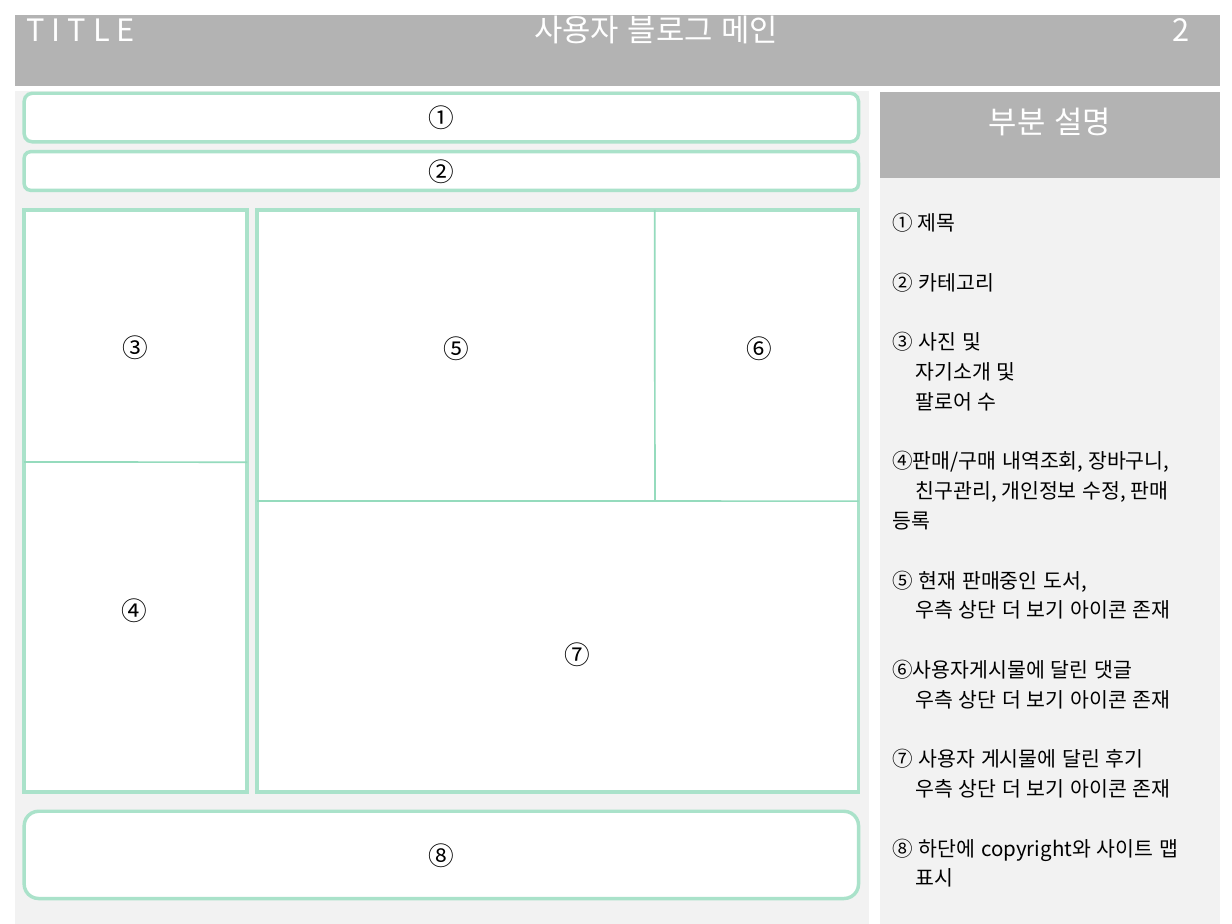
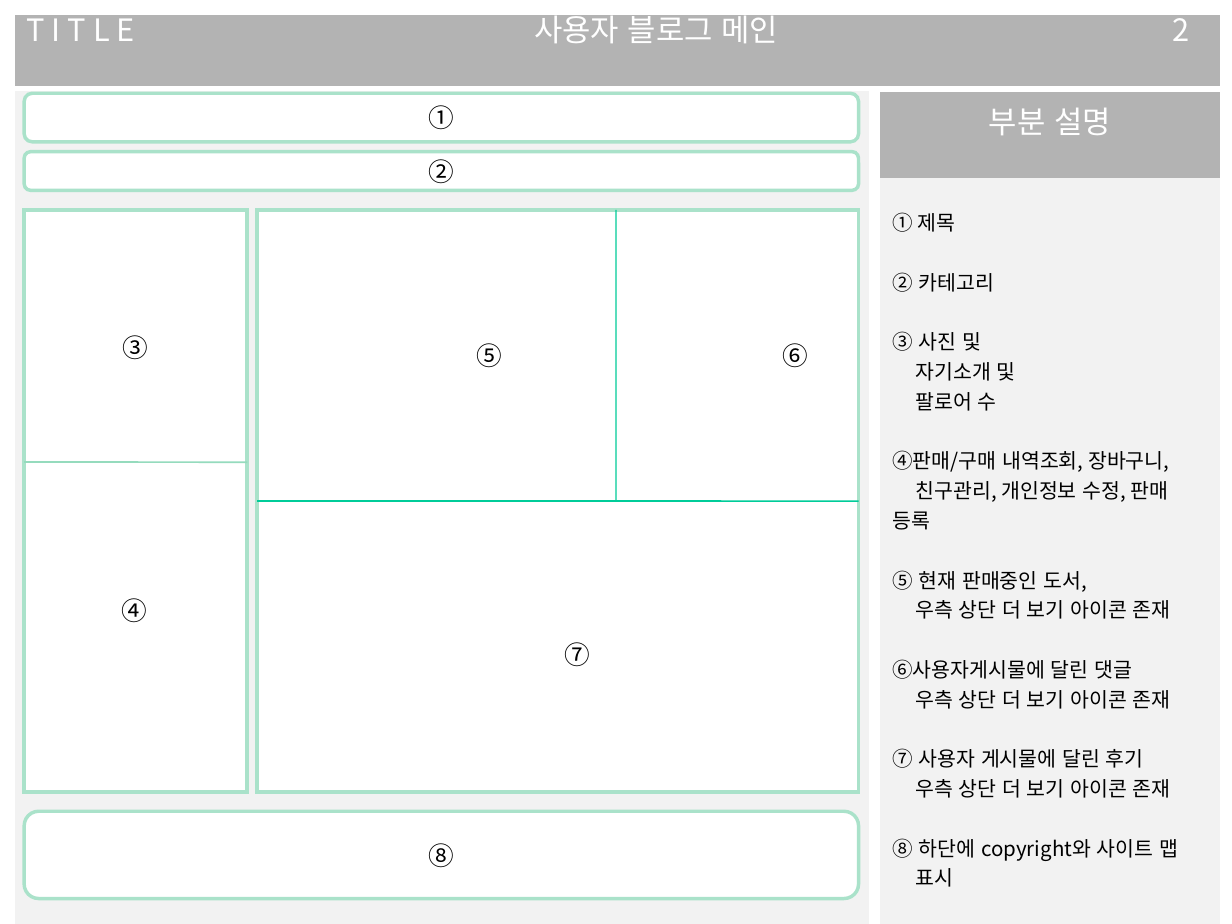
Before and after one commit to MinsikKong/bookstore, a slide deck: slide 7 of 문서/설계/웹프/A_4_report.ppt. Drawn at 1232x924 pixels with LibreOffice and Linux fonts; fonts in the diff are those of the drawing. Boxes give left, top, right and bottom in pixels: in the first picture for what was removed or moved away, otherwise in the second. Text is boxed around its words. In the diff, an @@ line names an element or a change of style, - is before the commit and + after.

```diff
--- a/문서/설계/웹프/A_4_report.ppt
+++ b/문서/설계/웹프/A_4_report.ppt
@@ line moved from (654, 209) - (655, 500) to (616, 209) - (616, 500) @@
@@ line (616, 209) - (616, 500): stroke #95DBBD 0.99 pt to #00CC99 0.74 pt @@
@@ text "⑤": place and size @@
-text "⑤" at bbox=[443, 336, 469, 361]
+text "⑤" at bbox=[477, 343, 503, 368]
@@ text "⑥": place and size @@
-text "⑥" at bbox=[747, 336, 773, 361]
+text "⑥" at bbox=[783, 343, 809, 368]
@@ line (257, 501) - (859, 501): stroke #95DBBD 0.99 pt to #00CC99 0.99 pt @@
```
Also in this commit, not shown: 1 slide added, 5 other files.
